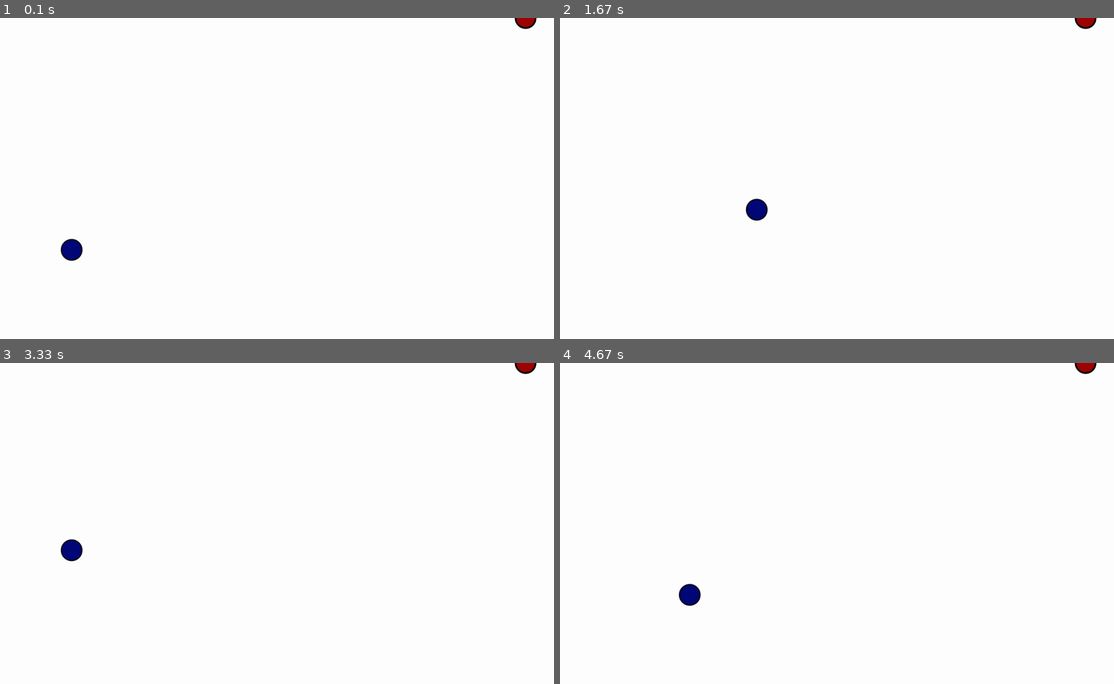
Above: before the commit, frames 1-4 (two rows, left to right).
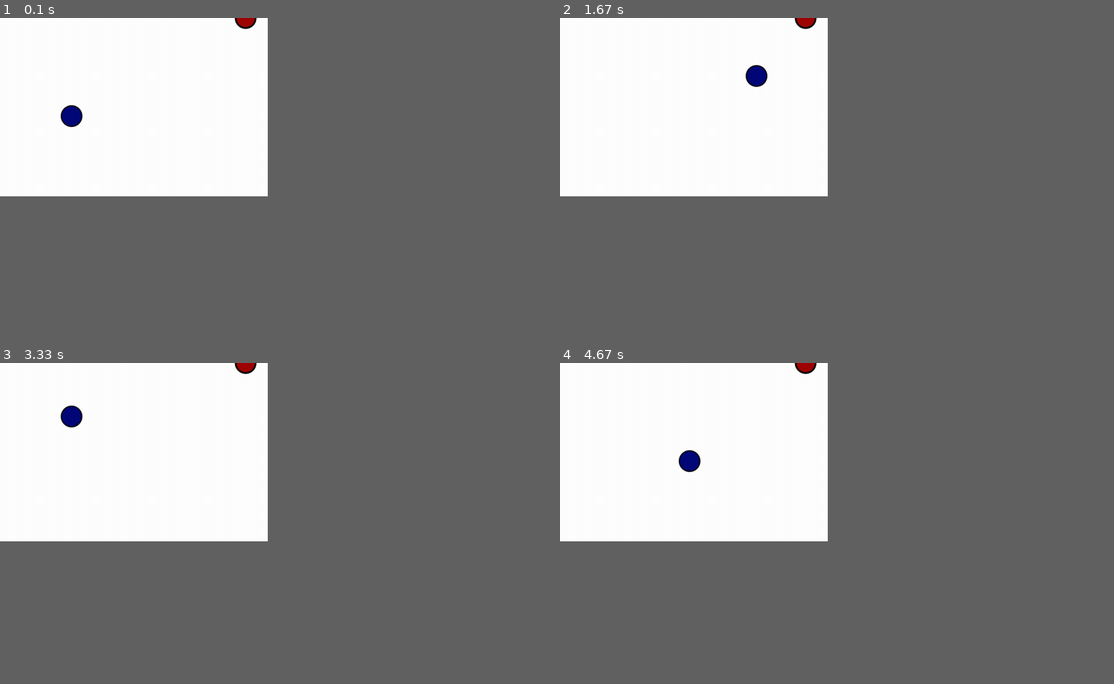
Above: after the commit, the same moments.

Repository: fanagiannis/DECK-COMMANDER
Game: pygame game, started from Template.py
The game is run twice, just before and just after one commit, with the same random seed, the same clock (stepped at 60 frames per second) and the same inputs.
Inputs:
- Up to frame 1 (0.1 s): no input
- Up to frame 2 (1.67 s): hold D 0.33-0.8 s; hold W 0.83-1.13 s; hold D 1.17-1.63 s
- Up to frame 3 (3.33 s): hold A 1.67-2.2 s; hold S 2.23-2.53 s; hold A 2.57-2.97 s; hold W from 3 s (still down)
- Up to frame 4 (4.67 s): release W at 3.37 s; hold D 3.4-4.03 s; hold S 4.07-4.43 s; hold A from 4.47 s (still down)
In our replay, the window is 900x522 before the commit and 435x290 after it. These sizes can differ from the game's own. Grey fills any space a smaller window leaves; there, only what the larger window draws over its background counts as a difference.

The runs differ from the first frame. In frame 1, 0.7% of the frame differs, in the area x 10-97%, y 0-76%; in frame 2, 0.7%, in the area x 33-97%, y 0-64%; in frame 3, 0.7%; in frame 4, 0.7%.

Commit message:
0.0.3.4 gameover not working!

Diff:
--- a/Template.py
+++ b/Template.py
@@ -15,8 +15,8 @@
 color_red=pygame.Color(255,0,0)
 
 #DISPLAY WINDOW
-display_width=1240
-display_height=720
+display_width=600
+display_height=400
 display_window= pygame.display.set_mode((display_width,display_height))
 
 display_center=((display_width-(display_width/2)),(display_height-(display_height/2)))
@@ -25,8 +25,8 @@
 pygame.display.set_caption("Test")
 
 #GAME OVER
-font=pygame.font.SysFont("Arial",30)
-game_over_screen=pygame.image.load("G:\\Το Drive μου\\Drive fanagiannis\\ΠΜΣ\\ΜΑΘΗΜΑΤΑ\\PYTHON\\Game_Over.png")
+font=pygame.font.SysFont(None,30,bold=True)
+#game_over_screen=pygame.image.load("G:\\Το Drive μου\\Drive fanagiannis\\ΠΜΣ\\ΜΑΘΗΜΑΤΑ\\PYTHON\\Game_Over.png")
 
 #FPS
 game_fps=pygame.time.Clock()
@@ -47,7 +47,7 @@
     Actor.rect.move_ip(display_width+500,display_height+500)
     Actor.kill()
 
-def message(txt,font,txt_color,pos_x,pos_y):
+def message(txt,txt_color,pos_x,pos_y):
     display_text=font.render(txt,True,txt_color)
     display_window.blit(display_text,(pos_x,pos_y))
 
@@ -63,6 +63,13 @@
         self.rect.center=(random.randint(40,display_width-40),0) #randomise
         self.speed=5
 
+    def teleport(self):
+    #    enemy_speed=10
+        self.rect.move_ip(0,enemy_speed)
+        if(self.rect.top>600):
+            self.rect.top= (random.randint(30,display_width),random.randint(30,display_width))
+            self.rect.center = (random.randint(30,display_height),random.randint(30,display_height))
+
     def spawn(self,surface):
         surface.blit(self.image,self.rect)
 
@@ -75,7 +82,7 @@
         super().__init__()
         self.image = pygame.image.load("G:\\Το Drive μου\\Drive fanagiannis\\ΠΜΣ\\ΜΑΘΗΜΑΤΑ\\PYTHON\\Player.png")
         self.rect=self.image.get_rect()
-        self.rect.center=(160,520)
+        self.rect.center=(160,220)
         self.speed=5
         self.maxspeed=10
         self.stamina=100
@@ -155,7 +162,7 @@
     #GAME OVER
 
     if P.rect.colliderect(E.rect):
-         message("GAME OVER ! ",font,color_black,220,150)
+         message("GAME OVER ! ",color_black,220,150)
          destroy(E)
          P.stop()
 
